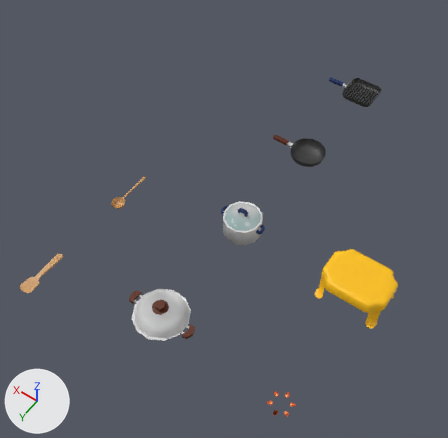
A saved change to the glTF model assets/3D/Cooking/Cookware/Cookware.gltf.
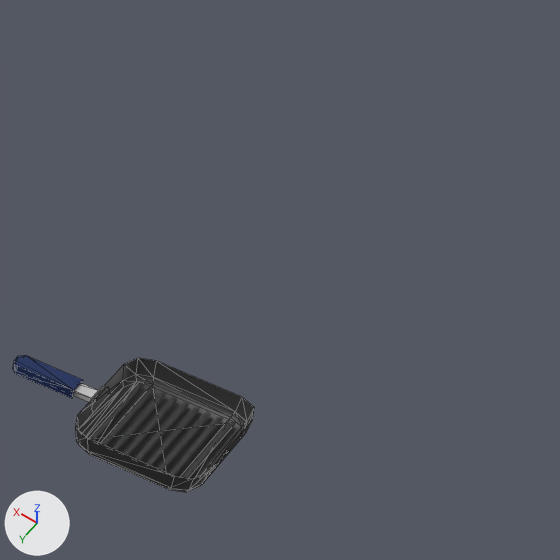
Old and new are each drawn whole from a 50 mm lens placed at (-0.08, 0.8, 3.16), pointed at (1.46, -1.36, -0.23) and again close up on the part from 73% to 100% of the width and 0% to 28% of the height. The axes (+X, +Y, +Z) are drawn at lower left. The lights are the same throughout. The close-ups show mesh edges as thin lines. Where no turn or scale is listed for an object, it has been applied to the vertices.

Names of what the first close-up shows: 'GrillPan'.
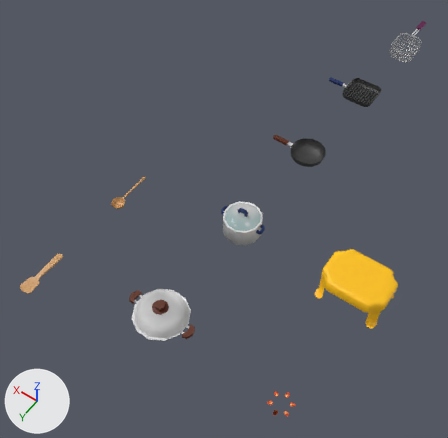
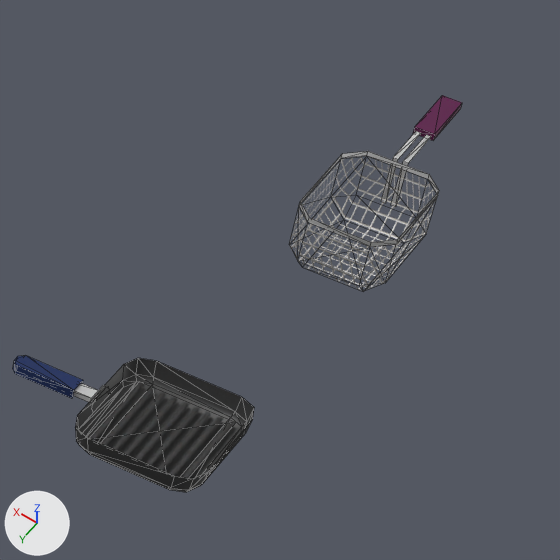
Boxes [x1, y1, x2, y2] around the edits, measured in the close-ups (560 x 560 px):
'DeepFryerBasket', added: after [290, 95, 462, 291]
    faces in mat_stainlesssteelmesh (picture img_stainlesssteelmesh): [290, 157, 437, 291]
    faces in mat_stainlesssteel (picture img_stainlesssteel): [299, 131, 439, 247]
    faces in mat_purpleaccent (dark purple #590045): [413, 95, 462, 140]

The edits, one by one:
Picture 'StainlessSteelMesh' (img_stainlesssteelmesh) is new.
Material 'PurpleAccent' (mat_purpleaccent) is new.
Its base color is (0.1, 0.0, 0.06) (dark purple #590045).
Material 'StainlessSteelMesh' (mat_stainlesssteelmesh) is new.
Its texture is img_stainlesssteelmesh (with its transparency).
Mesh me_cube_002 is new.
It has 56 vertices, 64 faces and spans x -0.095..0.095, y -0.35..0.121, z -0.13..0.007.
Faces by material slot: [30, 24, 10].
It uses material mat_stainlesssteelmesh (picture img_stainlesssteelmesh).
It uses material mat_stainlesssteel (picture img_stainlesssteel).
It uses material mat_purpleaccent (dark purple #590045).
Object 'DeepFryerBasket' (ob_deepfryerbasket) is new; it shows me_cube_002.
Its location is (1.2, -3.6, 0.0).
